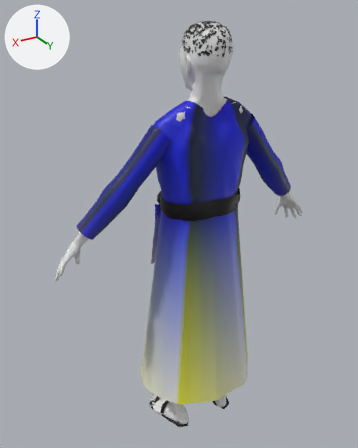
Renders of the glTF model assets/characters/villagers/reed/reed_lod1.glb from each side of a commit.
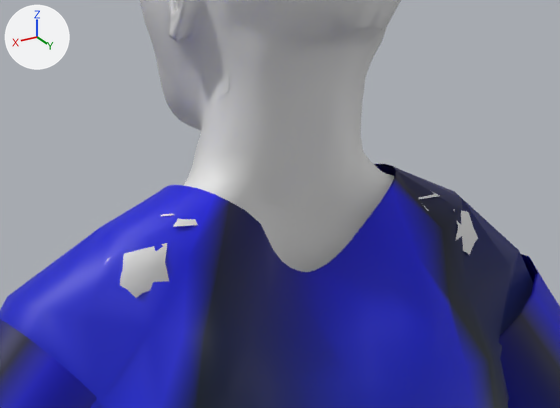
There are two pictures of each version: one whole from a camera (50 mm lens) standing at (1.019, 1.525, 1.733) and looking at (0.056, -0.079, 0.931), one close up on the part from 43% to 72% of the width and 15% to 32% of the height. Arrows for +X, +Y and +Z are at upper left; the lights stay in place. The older version's two pictures come first. Vertices at exactly the same position are counted once.

The first close-up shows 'Body_lod1', 'Costume_lod1', 'Head_lod1'.
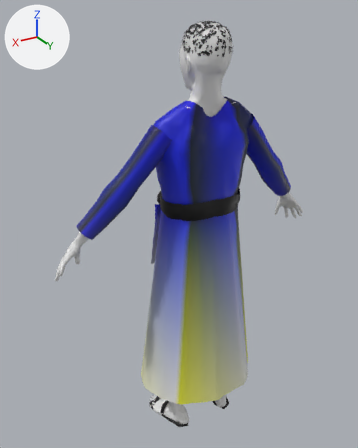
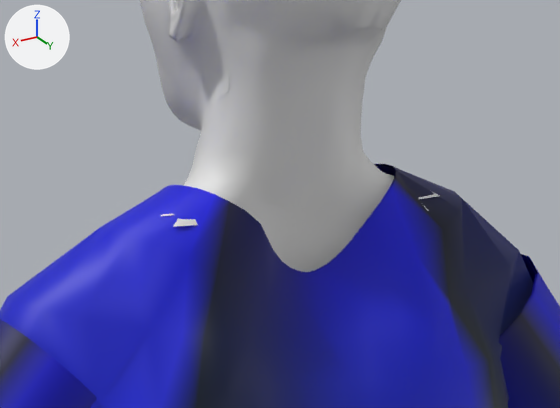
Where the change shows, as pixel boxes (x1, y1, x2, y2) in the close-ups (560 x 408 px):
'Body_lod1', reshaped
    before: (104, 27, 478, 298)
    after: (161, 27, 440, 272)
part 1 of me_body_001, deleted
    before: (453, 209, 478, 255)
part 2 of me_body_001, deleted
    before: (104, 243, 169, 298)

Patch to the scene script:
```diff
--- a/assets/characters/villagers/reed/reed_lod1.glb.py
+++ b/assets/characters/villagers/reed/reed_lod1.glb.py
@@ me_body_001 @@
 # used by ob_body_lod1; location = (0.0, 0.0, 0.0)
-me_body_001.from_pydata(...)  # 1367 vertices, 2502 faces; spans x -0.6..0.6, y -0.18..0.1, z 0.0..1.54
+me_body_001.from_pydata(...)  # 1350 vertices, 2492 faces; spans x -0.6..0.6, y -0.18..0.1, z 0.0..1.54
+# me_body_001 part 1: the loose piece of 11 vertices spanning x -0.17..-0.11, y 0.04..0.06, z 1.38..1.42 is deleted
+# me_body_001 part 2: the loose piece of 11 vertices spanning x 0.11..0.17, y 0.04..0.06, z 1.38..1.42 is deleted
+# other edits to the shape of me_body_001 do not show in these pictures
 me_body_001.materials.append(mat_skin_body)
```
